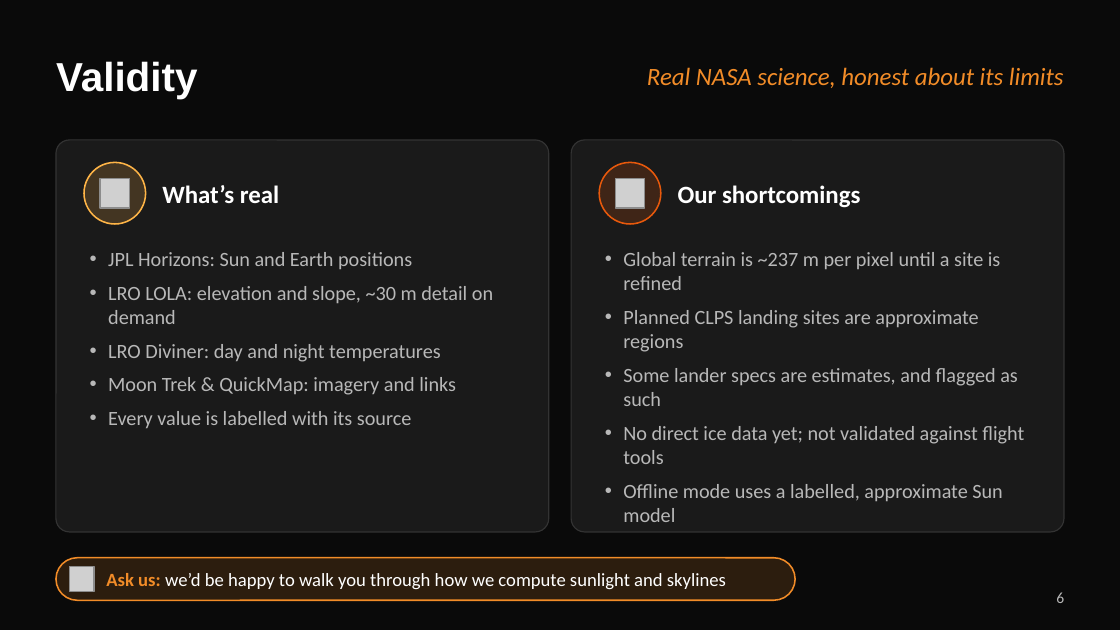
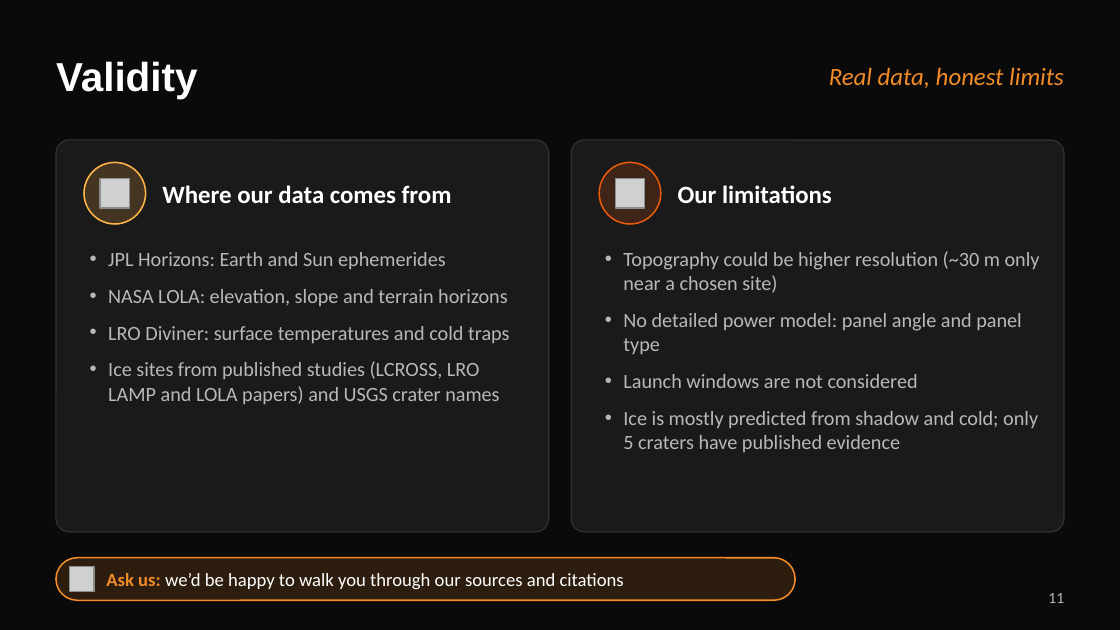
Before and after one commit to McCEwan/Lunarcy, a slide deck: slide 11 of Lunarcy_pitch.pptx (slide 6 before the commit). Drawn at 1120x630 pixels with LibreOffice and Linux fonts; fonts in the diff are those of the drawing; grey boxes stand for pictures. Boxes give left, top, right and bottom in pixels: in the first picture for what was removed or moved away, otherwise in the second. Text is boxed around its words. In the diff, an @@ line names an element or a change of style, - is before the commit and + after.

```diff
--- a/Lunarcy_pitch.pptx
+++ b/Lunarcy_pitch.pptx
@@ text at bbox=[829, 67, 1064, 88]: text changed @@
-Real NASA science, honest about its limits
+Real data, honest limits
@@ text at bbox=[162, 185, 452, 203]: text changed @@
-What’s real
+Where our data comes from
@@ text at bbox=[678, 185, 832, 203]: text changed @@
-Our shortcomings
+Our limitations
@@ text at bbox=[108, 252, 509, 404]: text changed @@
-• JPL Horizons: Sun and Earth positions
-• LRO LOLA: elevation and slope, ~30 m detail on demand
-• LRO Diviner: day and night temperatures
-• Moon Trek & QuickMap: imagery and links
-• Every value is labelled with its source
+• JPL Horizons: Earth and Sun ephemerides
+• NASA LOLA: elevation, slope and terrain horizons
+• LRO Diviner: surface temperatures and cold traps
+• Ice sites from published studies (LCROSS, LRO LAMP and LOLA papers) and USGS crater names
@@ text at bbox=[623, 251, 1040, 452]: text changed @@
-• Global terrain is ~237 m per pixel until a site is refined
-• Planned CLPS landing sites are approximate regions
-• Some lander specs are estimates, and flagged as such
-• No direct ice data yet; not validated against flight tools
-• Offline mode uses a labelled, approximate Sun model
+• Topography could be higher resolution (~30 m only near a chosen site)
+• No detailed power model: panel angle and panel type
+• Launch windows are not considered
+• Ice is mostly predicted from shadow and cold; only 5 craters have published evidence
@@ text at bbox=[106, 573, 624, 589]: text changed @@
-Ask us: we’d be happy to walk you through how we compute sunlight and skylines
+Ask us: we’d be happy to walk you through our sources and citations
@@ page number at bbox=[1048, 593, 1064, 603]: text changed @@
-6
+11
```
Also in this commit, not shown: 1 other slide changed, 9 slides added, 5 slides removed, 1 other file.
